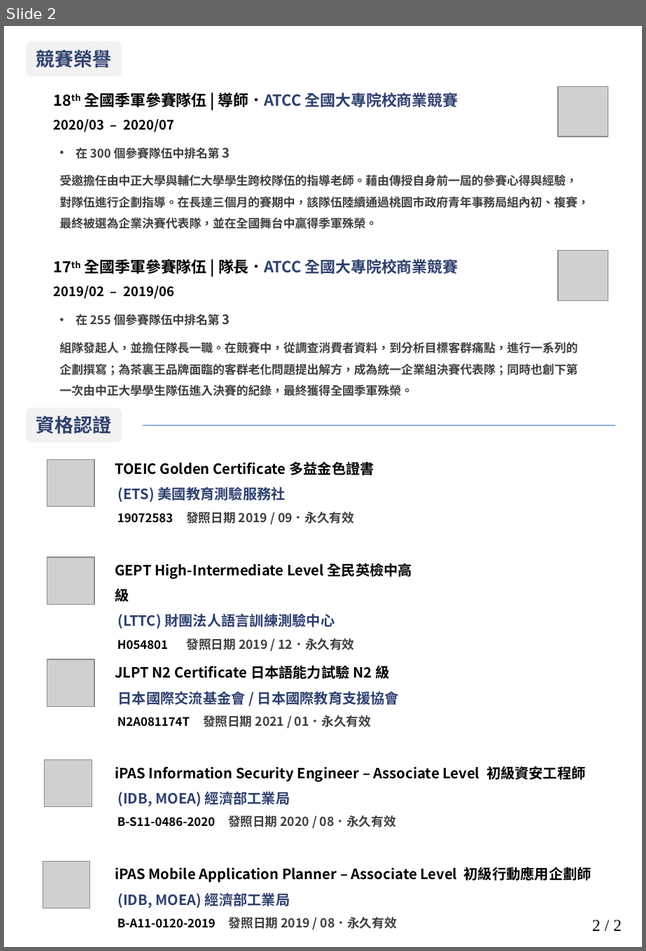
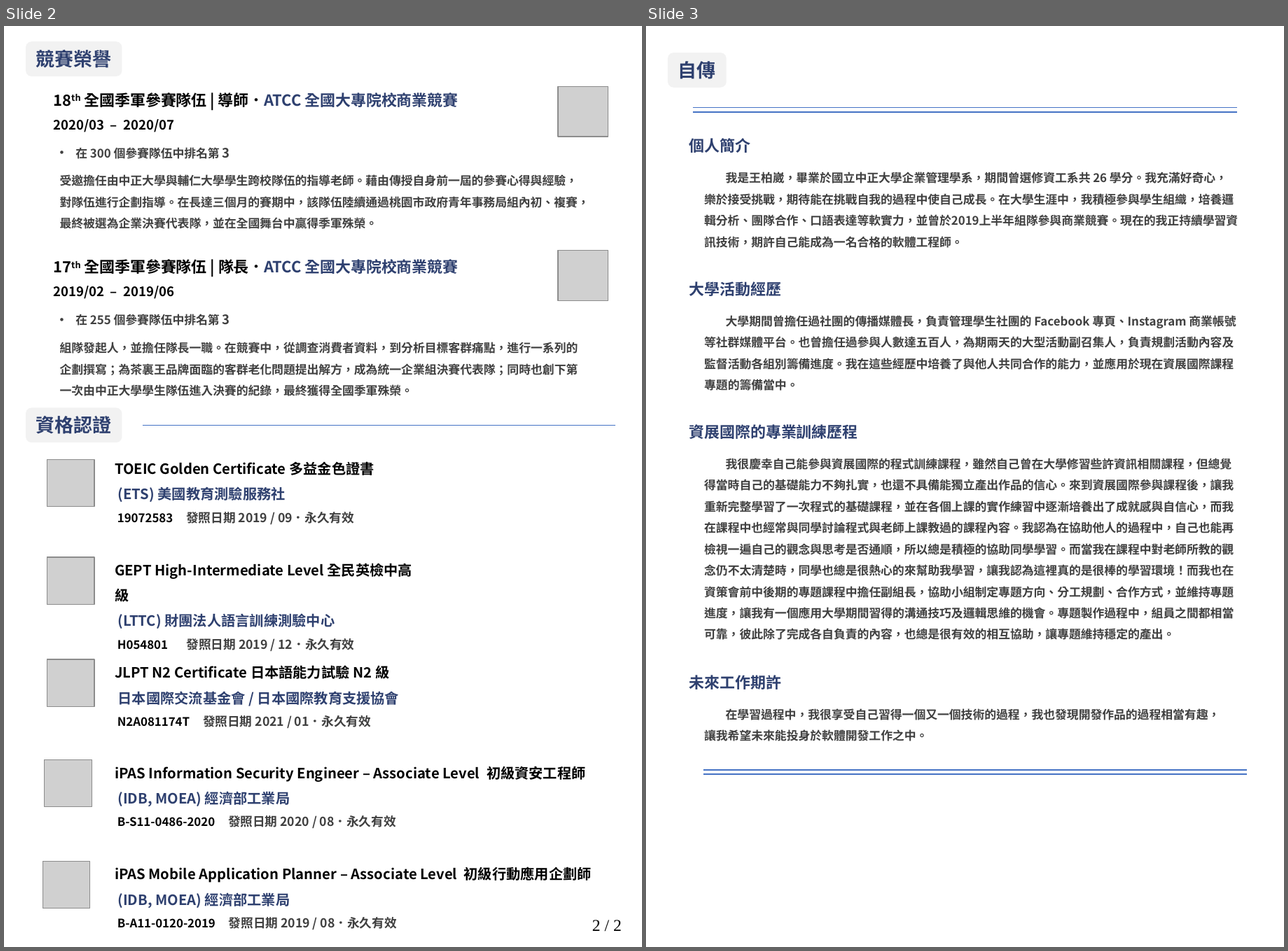
Before and after one commit to ballway/ballway.github.io, a slide deck: files/ballway_resume.pptx. Shown side by side, each under a label of ours: slide 2 before the commit, slides 2 and 3 after it. The pictures are 646x951 and 1288x951 pixels, drawn with LibreOffice and Linux fonts; fonts in the diff are those of the drawing; grey boxes stand for pictures. Boxes give left, top, right and bottom in pixels: in the first picture for what was removed or moved away, otherwise in the second. Text is boxed around its words. In the diff, an @@ line names an element or a change of style, - is before the commit and + after.

```diff
--- a/files/ballway_resume.pptx
+++ b/files/ballway_resume.pptx
@@ slide 3 added at <box>646,26,1284,947</box>, background #FFFFFF @@
@@ rounded rectangle added at <box>668,53,726,87</box>, fill #F2F2F2, 16 pt, text #2E406F, bold @@
+自傳
@@ line added from (693, 108) to (1237, 108), #4472C4 1 pt @@
@@ line added from (693, 112) to (1237, 112), #4472C4 1 pt @@
@@ group added at <box>689,138,1238,741</box>: 8 texts @@
+我是王柏崴，畢業於國立中正大學企業管理學系，期間曾選修資工系共 26 學分。我充滿好奇心，樂於接受挑戰，期待能在挑戰自我的過程中使自己成長。在大學生涯中，我積極參與學生組織，培養邏輯分析、團隊合作、口語表達等軟實力，並曾於2019上半年組隊參與商業競賽。現在的我正持續學習資訊技術，期許自己能成為一名合格的軟體工程師。
+個人簡介
+大學期間曾擔任過社團的傳播媒體長，負責管理學生社團的 Facebook 專頁、Instagram 商業帳號等社群媒體平台。也曾擔任過參與人數達五百人，為期兩天的大型活動副召集人，負責規劃活動內容及監督活動各組別籌備進度。我在這些經歷中培養了與他人共同合作的能力，並應用於現在資展國際課程專題的籌備當中。
+大學活動經歷
+我很慶幸自己能參與資展國際的程式訓練課程，雖然自己曾在大學修習些許資訊相關課程，但總覺得當時自己的基礎能力不夠扎實，也還不具備能獨立產出作品的信心。來到資展國際參與課程後，讓我重新完整學習了一次程式的基礎課程，並在各個上課的實作練習中逐漸培養出了成就感與自信心，而我在課程中也經常與同學討論程式與老師上課教過的課程內容。我認為在協助他人的過程中，自己也能再檢視一遍自己的觀念與思考是否通順，所以總是積極的協助同學學習。而當我在課程中對老師所教的觀念仍不太清楚時，同學也總是很熱心的來幫助我學習，讓我認為這裡真的是很棒的學習環境！而我也在資策會前中後期的專題課程中擔任副組長，協助小組制定專題方向、分工規劃、合作方式，並維持專題進度，讓我有一個應用大學期間習得的溝通技巧及邏輯思維的機會。專題製作過程中，組員之間都相當可靠，彼此除了完成各自負責的內容，也總是很有效的相互協助，讓專題維持穩定的產出。
+資展國際的專業訓練歷程
+在學習過程中，我很享受自己習得一個又一個技術的過程，我也發現開發作品的過程相當有趣，讓我希望未來能投身於軟體開發工作之中。
+未來工作期許
@@ line added from (703, 774) to (1247, 774), #4472C4 1 pt @@
@@ line added from (703, 770) to (1247, 770), #4472C4 1 pt @@
```
Also in this commit, not shown: 1 slide changed, 1 other file.
